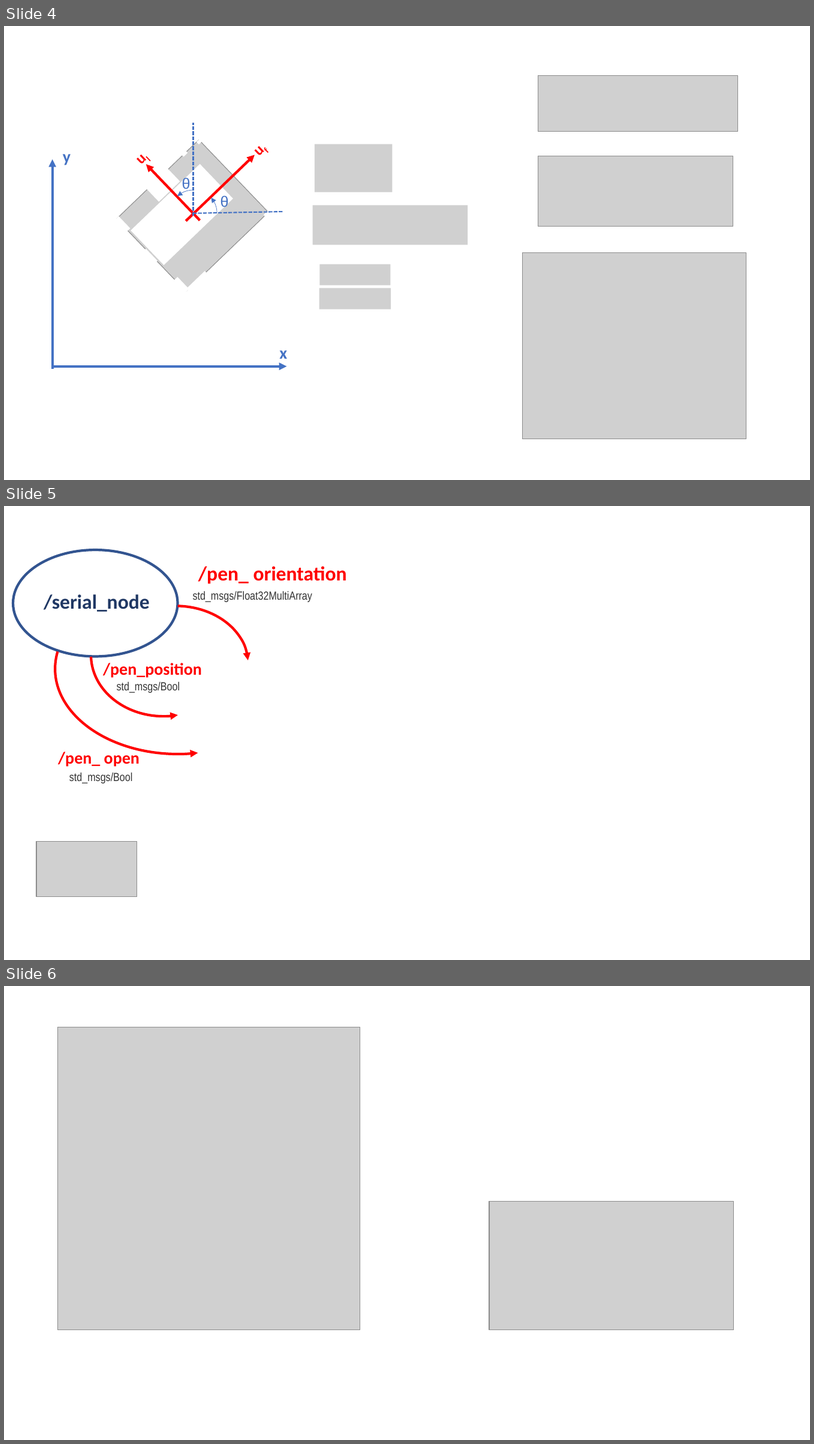
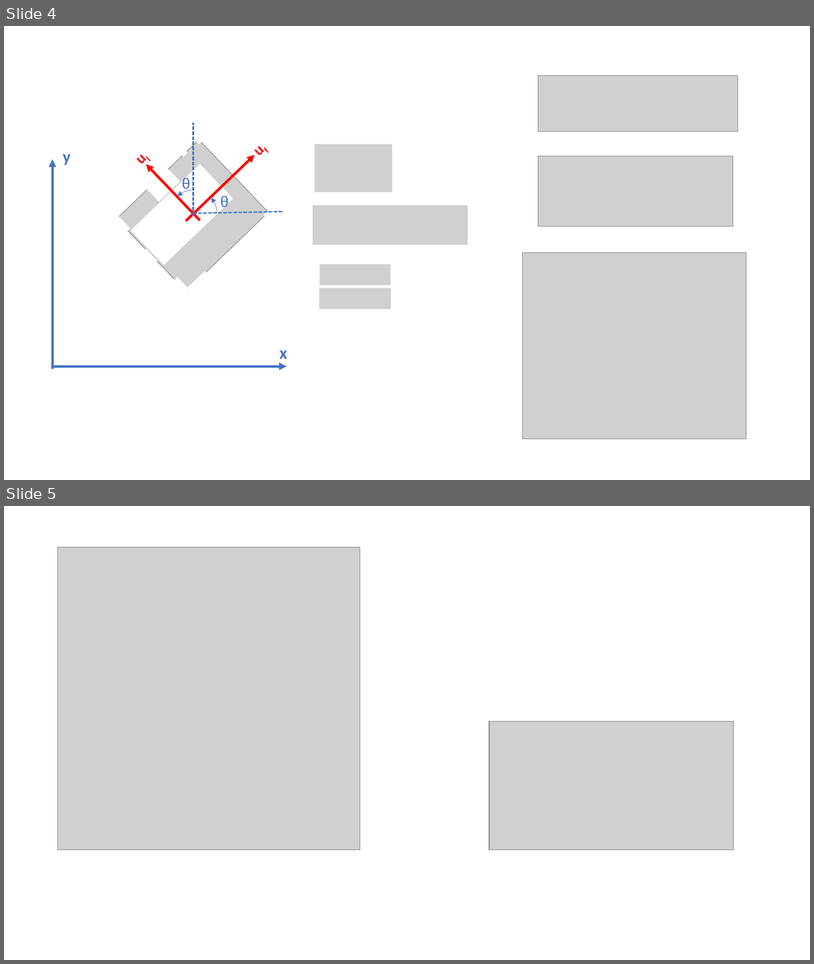
Before and after one commit to manelpuig/rUBot_mecanum_ws, a slide deck: Documentation/Images/Mecanum_Images.pptx. Shown one above the other, each under a label of ours: slides 4, 5 and 6 before the commit, slides 4 and 5 after it. The pictures are 814x1444 and 814x964 pixels, drawn with LibreOffice and Linux fonts; fonts in the diff are those of the drawing; grey boxes stand for pictures. Boxes give left, top, right and bottom in pixels: in the first picture for what was removed or moved away, otherwise in the second. Text is boxed around its words. In the diff, an @@ line names an element or a change of style, - is before the commit and + after.

```diff
--- a/Documentation/Images/Mecanum_Images.pptx
+++ b/Documentation/Images/Mecanum_Images.pptx
@@ slide 5 removed at [4,506,810,960], background #FFFFFF @@
@@ ellipse removed at [13,550,177,657] @@
@@ text removed at [198,566,347,584] @@
-/pen_ orientation
@@ text removed at [44,594,150,612] @@
-/serial_node
@@ arc (boxed as its full ellipse) removed at [56,583,301,753] @@
@@ arc (boxed as its full ellipse) removed at [91,594,236,716] @@
@@ text removed at [193,591,312,602] @@
-std_msgs/Float32MultiArray
@@ arc (boxed as its full ellipse) removed at [103,606,248,721] @@
@@ text removed at [103,663,202,678] @@
-/pen_position
@@ text removed at [117,681,180,693] @@
-std_msgs/Bool
@@ text removed at [58,750,140,766] @@
-/pen_ open
@@ text removed at [69,772,133,783] @@
-std_msgs/Bool
@@ picture removed at [36,841,137,896] @@
@@ what was slide 6 is now slide 5 @@
```
Also in this commit, not shown: 1 slide changed, 2 slides added, 4 other files.
